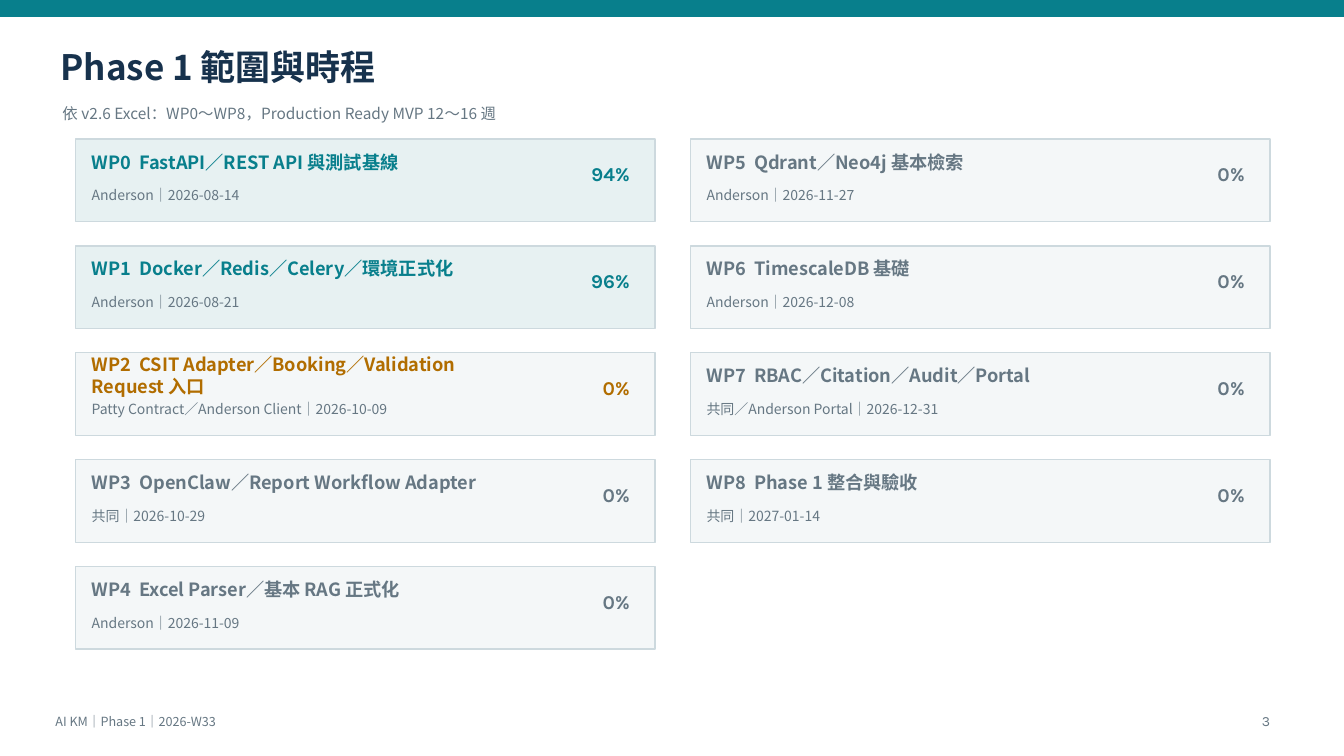
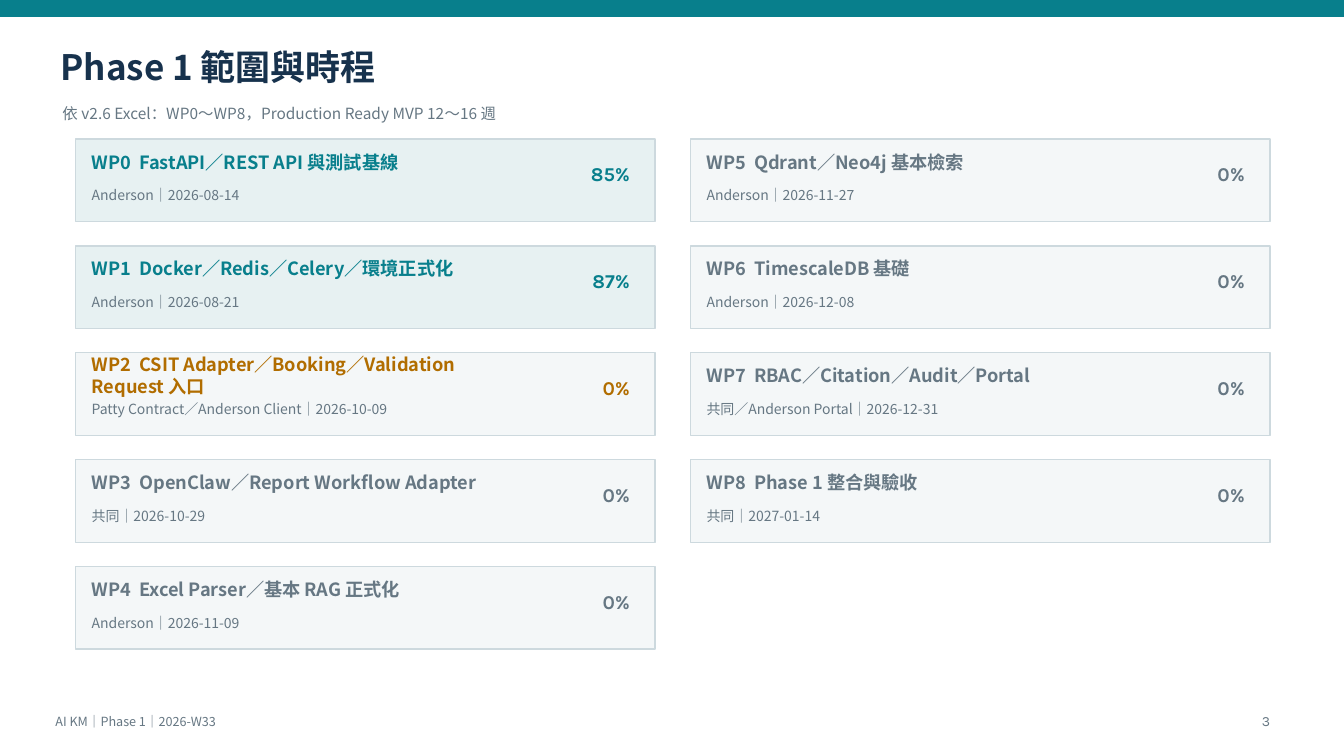
Before and after one commit to kyocarlos/knowledge-base-agent-source, a slide deck: slide 3 of docs/AI-KM-Phase1-Weekly-2026-W33-v2.6.pptx. Drawn at 1344x756 pixels with LibreOffice and Linux fonts; fonts in the diff are those of the drawing. Boxes give left, top, right and bottom in pixels: in the first picture for what was removed or moved away, otherwise in the second. Text is boxed around its words. In the diff, an @@ line names an element or a change of style, - is before the commit and + after.

```diff
--- a/docs/AI-KM-Phase1-Weekly-2026-W33-v2.6.pptx
+++ b/docs/AI-KM-Phase1-Weekly-2026-W33-v2.6.pptx
@@ text at <box>591,168,630,182</box>: text changed @@
-94%
+85%
@@ text at <box>592,275,629,289</box>: text changed @@
-96%
+87%
```
Also in this commit, not shown: 3 other slides changed, 10 other files.
